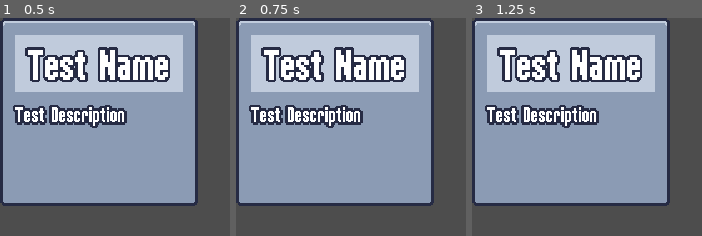
Above: before the commit, frames 1-3 (left to right).
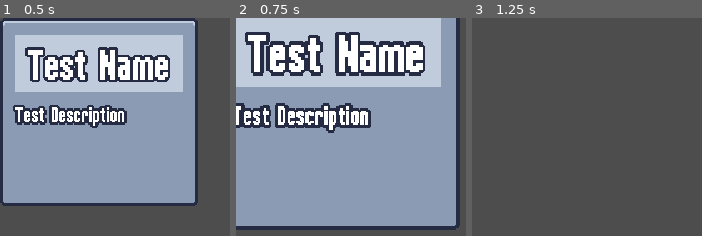
Above: after the commit, the same moments.

Repository: PWilliams0530/UdemySurvival2DGadotGame
Game: Godot game, scene res://scenes/UI/ability_upgrade_card.tscn
The game is run twice, just before and just after one commit, with the same random seed, the same clock (stepped at 60 frames per second) and the same inputs. This scene is started directly instead of the project's main scene.
Inputs (mouse positions are in pixels of both pictures, inside the frame that each line leads up to):
- Up to frame 1 (0.5 s): no input
- Up to frame 2 (0.75 s): tap Enter at 0.5 s; move the mouse to (334, 111) at 0.52 s; press the mouse at (334, 111) at 0.53 s; hold Right (move_right) from 0.53 s (still down)
- Up to frame 3 (1.25 s): keep holding Right (move_right)

Frame 1 is identical in both runs. In frame 2, 48% of the frame differs, in the area x 0-98%, y 0-98%; in frame 3, 74%, in the area x 0-87%, y 0-87%.

Commit message:
AddedAnimationsToUpgradeCards

Diff:
--- a/scenes/UI/ability_upgrade_card.gd
+++ b/scenes/UI/ability_upgrade_card.gd
@@ -5,13 +5,45 @@
 @onready var name_label : Label = %NameLabel
 @onready var description_label: Label = %DescriptionLabel
 
+var disabled = false
+
 func _ready():
 	gui_input.connect(on_gui_input)
+	mouse_entered.connect(on_mouse_entered)
+
+func play_in(delay : float = 0):
+	modulate = Color.TRANSPARENT
+	await get_tree().create_timer(delay).timeout
+	$AnimationPlayer.play("In")
+
+func play_discard():
+	$AnimationPlayer.play("discard")
+
+func select_card():
+	disabled = true
+	$AnimationPlayer.play("selected")
+
+	for other_card in get_tree().get_nodes_in_group("upgrade_card"):
+		if other_card == self:
+			continue
+
+		other_card.play_discard()
+
+	await $AnimationPlayer.animation_finished
+	selected.emit()
 
 func set_ability_upgrade(upgrade: AbilityUpgrade):
 	name_label.text = upgrade.name
 	description_label.text = upgrade.description
 
 func on_gui_input(event: InputEvent):
+	if disabled:
+		return
+
 	if event.is_action_pressed("left_click"):
-		selected.emit()
+		select_card()
+
+func on_mouse_entered():
+	if disabled:
+		return
+	$HoverAnimationPlayer.play("hover")
--- a/scenes/UI/ability_upgrade_card.tscn
+++ b/scenes/UI/ability_upgrade_card.tscn
@@ -1,15 +1,187 @@
-[gd_scene load_steps=2 format=3 uid="uid://bcps6oafgjr3i"]
+[gd_scene load_steps=10 format=3 uid="uid://bcps6oafgjr3i"]
 
 [ext_resource type="Script" path="res://scenes/UI/ability_upgrade_card.gd" id="1_pf8jd"]
 
-[node name="AbilityUpgradeCard" type="PanelContainer"]
+[sub_resource type="Animation" id="Animation_x21aw"]
+resource_name = "In"
+length = 0.4
+step = 0.05
+tracks/0/type = "value"
+tracks/0/imported = false
+tracks/0/enabled = true
+tracks/0/path = NodePath(".:scale")
+tracks/0/interp = 2
+tracks/0/loop_wrap = true
+tracks/0/keys = {
+"times": PackedFloat32Array(0, 0.15, 0.4),
+"transitions": PackedFloat32Array(1, 1, 1),
+"update": 0,
+"values": [Vector2(0, 0), Vector2(1.2, 1.2), Vector2(1, 1)]
+}
+tracks/1/type = "value"
+tracks/1/imported = false
+tracks/1/enabled = true
+tracks/1/path = NodePath(".:modulate")
+tracks/1/interp = 1
+tracks/1/loop_wrap = true
+tracks/1/keys = {
+"times": PackedFloat32Array(0),
+"transitions": PackedFloat32Array(1),
+"update": 0,
+"values": [Color(1, 1, 1, 1)]
+}
+
+[sub_resource type="Animation" id="Animation_op7l7"]
+length = 0.001
+tracks/0/type = "value"
+tracks/0/imported = false
+tracks/0/enabled = true
+tracks/0/path = NodePath(".:scale")
+tracks/0/interp = 1
+tracks/0/loop_wrap = true
+tracks/0/keys = {
+"times": PackedFloat32Array(0),
+"transitions": PackedFloat32Array(1),
+"update": 0,
+"values": [Vector2(1, 1)]
+}
+tracks/1/type = "value"
+tracks/1/imported = false
+tracks/1/enabled = true
+tracks/1/path = NodePath(".:modulate")
+tracks/1/interp = 1
+tracks/1/loop_wrap = true
+tracks/1/keys = {
+"times": PackedFloat32Array(0),
+"transitions": PackedFloat32Array(1),
+"update": 0,
+"values": [Color(1, 1, 1, 1)]
+}
+tracks/2/type = "value"
+tracks/2/imported = false
+tracks/2/enabled = true
+tracks/2/path = NodePath(".:rotation")
+tracks/2/interp = 1
+tracks/2/loop_wrap = true
+tracks/2/keys = {
+"times": PackedFloat32Array(0),
+"transitions": PackedFloat32Array(1),
+"update": 0,
+"values": [0.0]
+}
+
+[sub_resource type="Animation" id="Animation_yist1"]
+resource_name = "selected"
+length = 0.4
+step = 0.05
+tracks/0/type = "value"
+tracks/0/imported = false
+tracks/0/enabled = true
+tracks/0/path = NodePath(".:scale")
+tracks/0/interp = 2
+tracks/0/loop_wrap = true
+tracks/0/keys = {
+"times": PackedFloat32Array(0, 0.05, 0.4),
+"transitions": PackedFloat32Array(1, 2, 1),
+"update": 0,
+"values": [Vector2(1, 1), Vector2(1.2, 1.2), Vector2(0, 0)]
+}
+tracks/1/type = "value"
+tracks/1/imported = false
+tracks/1/enabled = true
+tracks/1/path = NodePath(".:rotation")
+tracks/1/interp = 2
+tracks/1/loop_wrap = true
+tracks/1/keys = {
+"times": PackedFloat32Array(0, 0.05, 0.2, 0.4),
+"transitions": PackedFloat32Array(1, 1, 1, 1),
+"update": 0,
+"values": [0.0, -0.174533, 0.0872665, 0.0]
+}
+
+[sub_resource type="Animation" id="Animation_3406g"]
+resource_name = "discard"
+length = 0.1
+tracks/0/type = "value"
+tracks/0/imported = false
+tracks/0/enabled = true
+tracks/0/path = NodePath(".:scale")
+tracks/0/interp = 2
+tracks/0/loop_wrap = true
+tracks/0/keys = {
+"times": PackedFloat32Array(0, 0.1),
+"transitions": PackedFloat32Array(1, 1),
+"update": 0,
+"values": [Vector2(1, 1), Vector2(0, 0)]
+}
+
+[sub_resource type="AnimationLibrary" id="AnimationLibrary_fcqpd"]
+_data = {
+"In": SubResource("Animation_x21aw"),
+"RESET": SubResource("Animation_op7l7"),
+"discard": SubResource("Animation_3406g"),
+"selected": SubResource("Animation_yist1")
+}
+
+[sub_resource type="Animation" id="Animation_su2a6"]
+resource_name = "hover"
+length = 0.3
+step = 0.05
+tracks/0/type = "value"
+tracks/0/imported = false
+tracks/0/enabled = true
+tracks/0/path = NodePath(".:rotation")
+tracks/0/interp = 2
+tracks/0/loop_wrap = true
+tracks/0/keys = {
+"times": PackedFloat32Array(0, 0.05, 0.1, 0.2),
+"transitions": PackedFloat32Array(1, 1, 1, 1),
+"update": 0,
+"values": [0.0, -0.174533, 0.174533, 0.0]
+}
+
+[sub_resource type="Animation" id="Animation_mxqf4"]
+length = 0.2
+step = 0.05
+tracks/0/type = "value"
+tracks/0/imported = false
+tracks/0/enabled = true
+tracks/0/path = NodePath(".:rotation")
+tracks/0/interp = 1
+tracks/0/loop_wrap = true
+tracks/0/keys = {
+"times": PackedFloat32Array(0, 0.05, 0.1, 0.2),
+"transitions": PackedFloat32Array(1, 1, 1, 1),
+"update": 0,
+"values": [0.0, -0.0872665, 0.0872665, 0.0]
+}
+
+[sub_resource type="AnimationLibrary" id="AnimationLibrary_hxdwy"]
+_data = {
+"RESET": SubResource("Animation_mxqf4"),
+"hover": SubResource("Animation_su2a6")
+}
+
+[node name="AbilityUpgradeCard" type="PanelContainer" groups=["upgrade_card"]]
 custom_minimum_size = Vector2(120, 150)
 offset_right = 150.0
 offset_bottom = 150.0
+pivot_offset = Vector2(75, 75)
 script = ExtResource("1_pf8jd")
 
+[node name="AnimationPlayer" type="AnimationPlayer" parent="."]
+libraries = {
+"": SubResource("AnimationLibrary_fcqpd")
+}
+
+[node name="HoverAnimationPlayer" type="AnimationPlayer" parent="."]
+libraries = {
+"": SubResource("AnimationLibrary_hxdwy")
+}
+
 [node name="MarginContainer" type="MarginContainer" parent="."]
 layout_mode = 2
+mouse_filter = 2
 theme_override_constants/margin_left = 8
 theme_override_constants/margin_top = 0
 theme_override_constants/margin_right = 8
@@ -17,18 +189,18 @@
 
 [node name="VBoxContainer" type="VBoxContainer" parent="MarginContainer"]
 layout_mode = 2
+mouse_filter = 2
 theme_override_constants/separation = 12
 
 [node name="PanelContainer" type="PanelContainer" parent="MarginContainer/VBoxContainer"]
 layout_mode = 2
-mouse_filter = 1
+mouse_filter = 2
 theme_type_variation = &"AlternatePanelContainer"
 
 [node name="NameLabel" type="Label" parent="MarginContainer/VBoxContainer/PanelContainer"]
 unique_name_in_owner = true
 custom_minimum_size = Vector2(126, 38)
 layout_mode = 2
-mouse_filter = 1
 theme_override_colors/font_outline_color = Color(0.14902, 0.168627, 0.266667, 1)
 theme_override_constants/outline_size = 8
 theme_override_font_sizes/font_size = 32
@@ -41,7 +213,6 @@
 unique_name_in_owner = true
 custom_minimum_size = Vector2(1, 1)
 layout_mode = 2
-mouse_filter = 1
 theme_override_colors/font_shadow_color = Color(0.14902, 0.168627, 0.266667, 1)
 theme_override_colors/font_outline_color = Color(0.14902, 0.168627, 0.266667, 1)
 theme_override_constants/outline_size = 8
--- a/scenes/UI/upgrade_screen.gd
+++ b/scenes/UI/upgrade_screen.gd
@@ -9,10 +9,12 @@
 
 
 func set_ability_upgrades(upgrades : Array[AbilityUpgrade]):
+	var delay = 0
 	for upgrade in upgrades:
 		var card_instance = upgrade_card_scene.instantiate()
 		card_container.add_child(card_instance)
 		card_instance.set_ability_upgrade(upgrade)
+		card_instance.play_in()
 		card_instance.selected.connect(on_upgrade_selected.bind(upgrade))
 
 
--- a/scenes/UI/upgrade_screen.tscn
+++ b/scenes/UI/upgrade_screen.tscn
@@ -20,3 +20,4 @@
 layout_mode = 2
 size_flags_horizontal = 4
 size_flags_vertical = 4
+theme_override_constants/separation = 16
